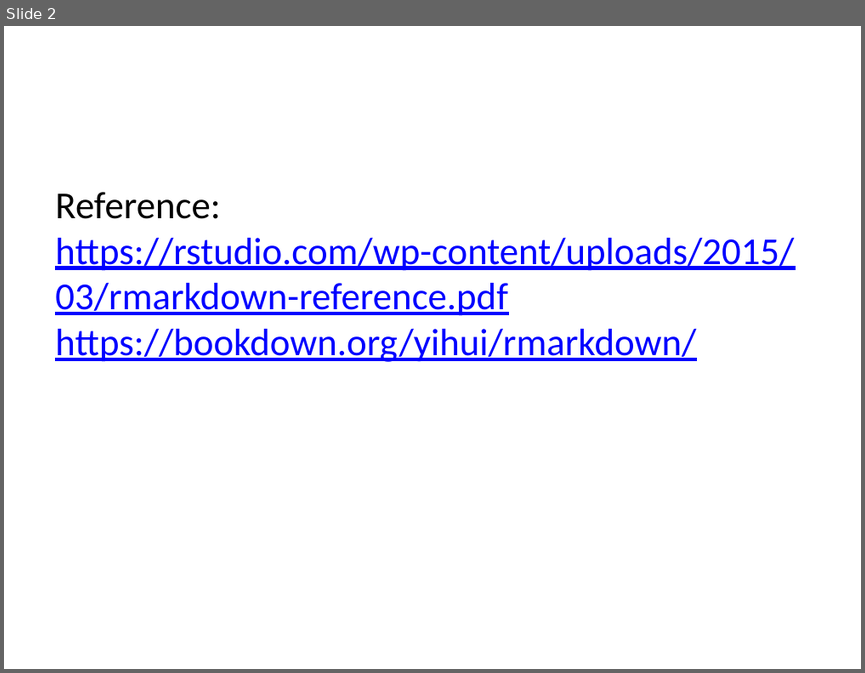
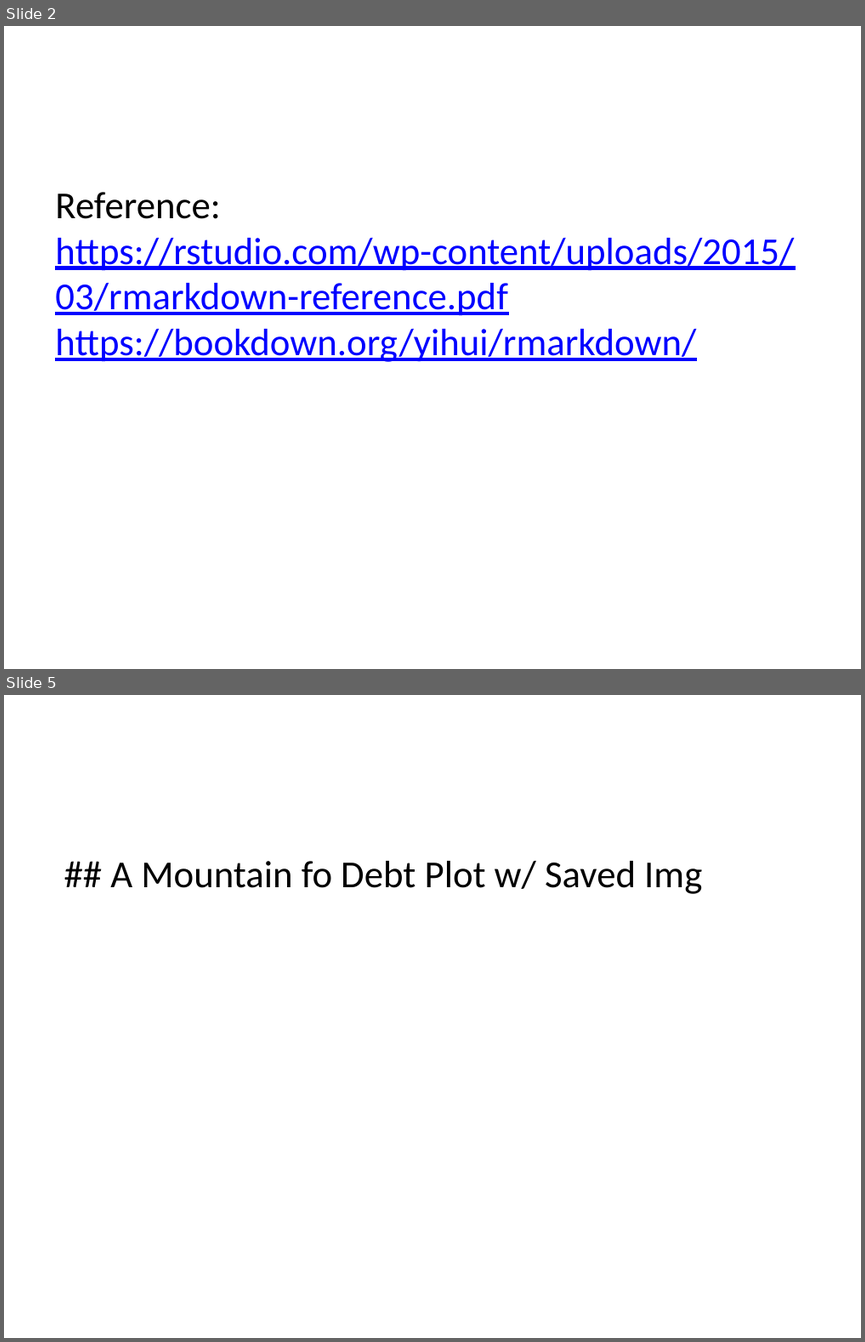
Before and after one commit to ReasonFoundation/GraphicsR, a slide deck: SamplePPD.pptx. Shown one above the other, each under a label of ours: slide 2 before the commit, slides 2 and 5 after it; the slides between them are not shown. The pictures are 865x673 and 865x1342 pixels, drawn with LibreOffice and Linux fonts; fonts in the diff are those of the drawing. Boxes give left, top, right and bottom in pixels: in the first picture for what was removed or moved away, otherwise in the second. Text is boxed around its words. In the diff, an @@ line names an element or a change of style, - is before the commit and + after.

Commit message:
Updt linePlot

```diff
--- a/SamplePPD.pptx
+++ b/SamplePPD.pptx
@@ slide 5 added at (4,695,861,1338), background #FFFFFF @@
@@ text added at (110,861,702,894), 32 pt, text #000000 @@
+## A Mountain fo Debt Plot w/ Saved Img
```
Also in this commit, not shown: 3 slides changed, 1 slide removed, 2 other files.
